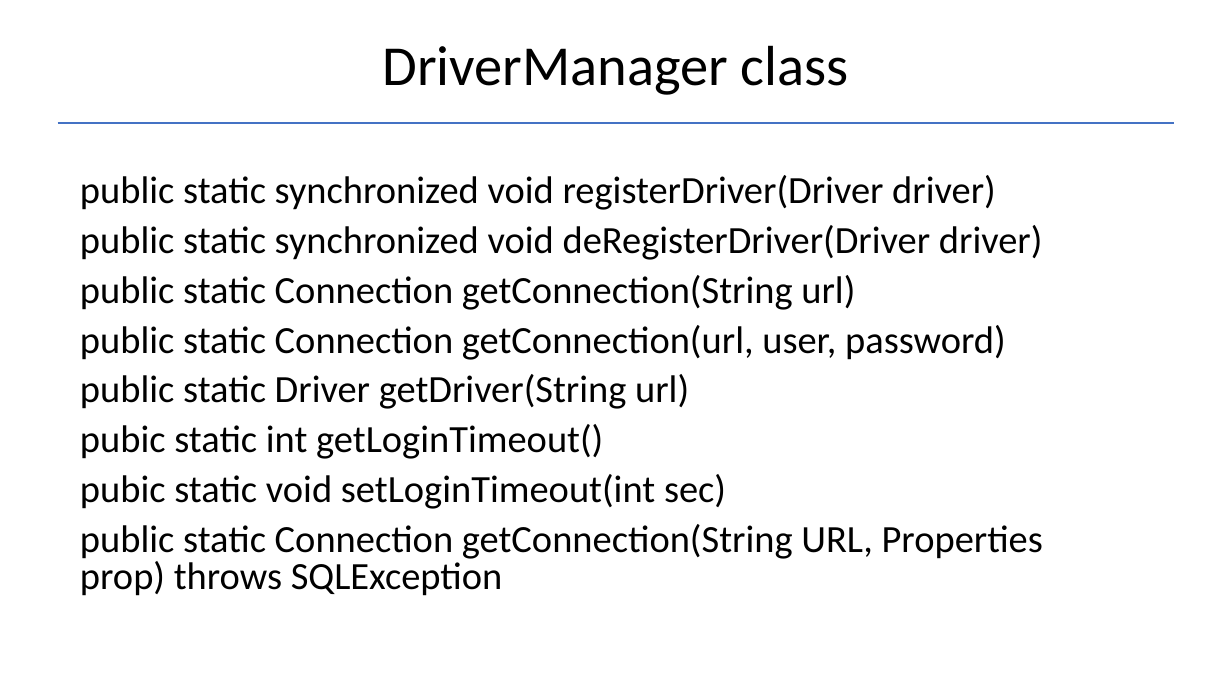
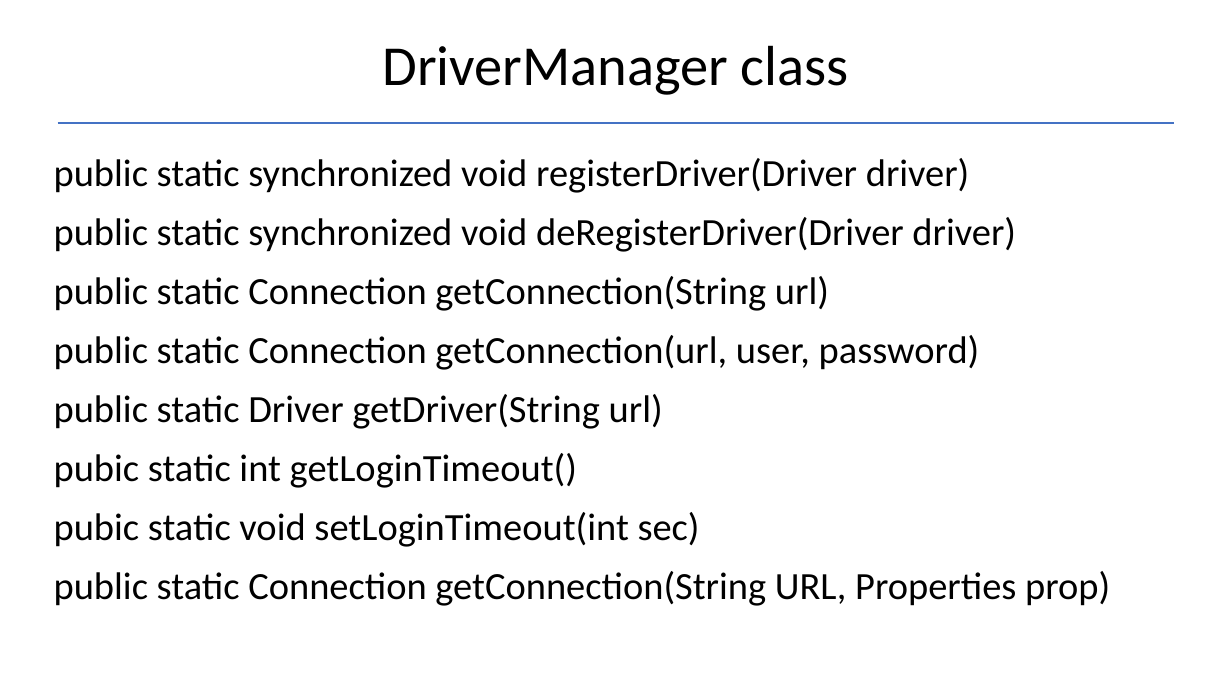
Before and after one commit to Garnik94/Levelup_presentations, a slide deck: slide 5 of JDBC/JDBC_Presentation.pptx. Drawn at 1232x693 pixels with LibreOffice and Linux fonts; fonts in the diff are those of the drawing. Boxes give left, top, right and bottom in pixels: in the first picture for what was removed or moved away, otherwise in the second. Text is boxed around its words. In the diff, an @@ line names an element or a change of style, - is before the commit and + after.

```diff
--- a/JDBC/JDBC_Presentation.pptx
+++ b/JDBC/JDBC_Presentation.pptx
@@ text "public static synchronized void registerDriver(Driver ...": place and size @@
-text "public static synchronized void registerDriver(Driver ..." at [80,175,1043,596]
+text "public static synchronized void registerDriver(Driver ..." at [54,158,1110,606]
@@ text at [54,158,1016,547]: line spacing 0.8 to 1 @@
@@ text at [54,571,1110,606]: text changed @@
-public static Connection getConnection(String URL, Properties prop) throws SQLException
+public static Connection getConnection(String URL, Properties prop)
```
Also in this commit, not shown: 3 other slides changed, 5 slides added, 7 other files.
